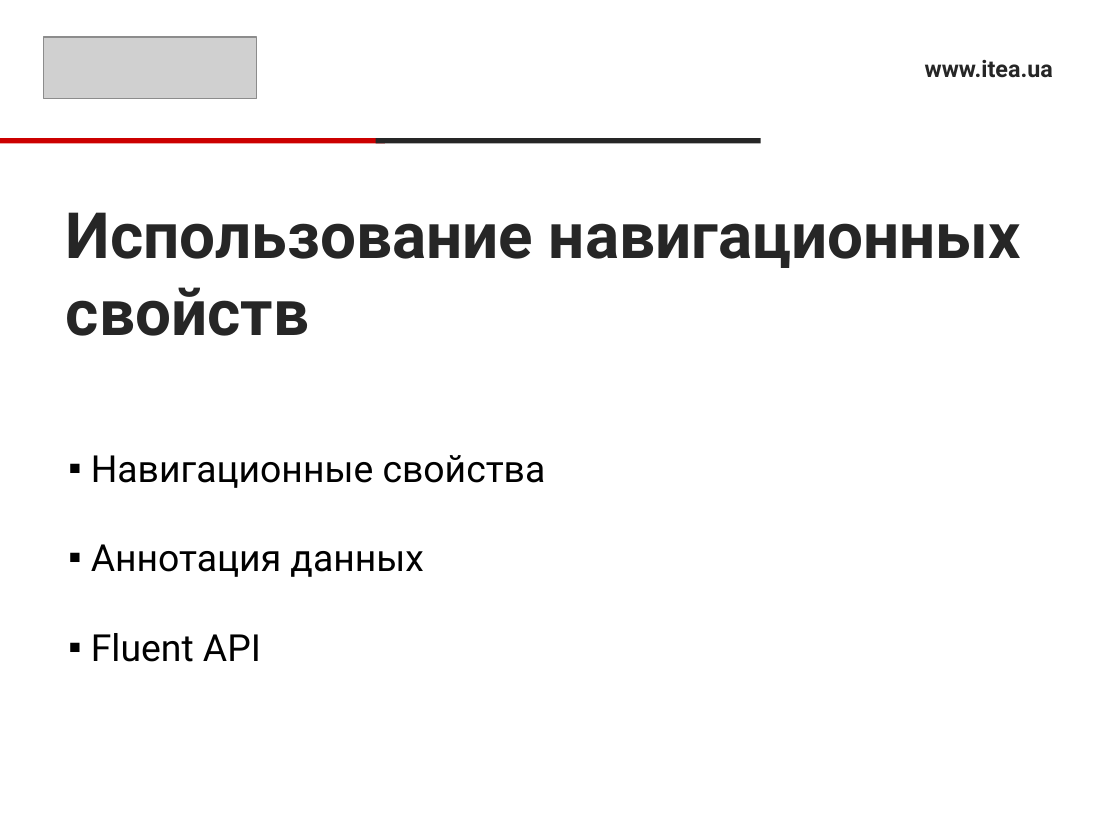
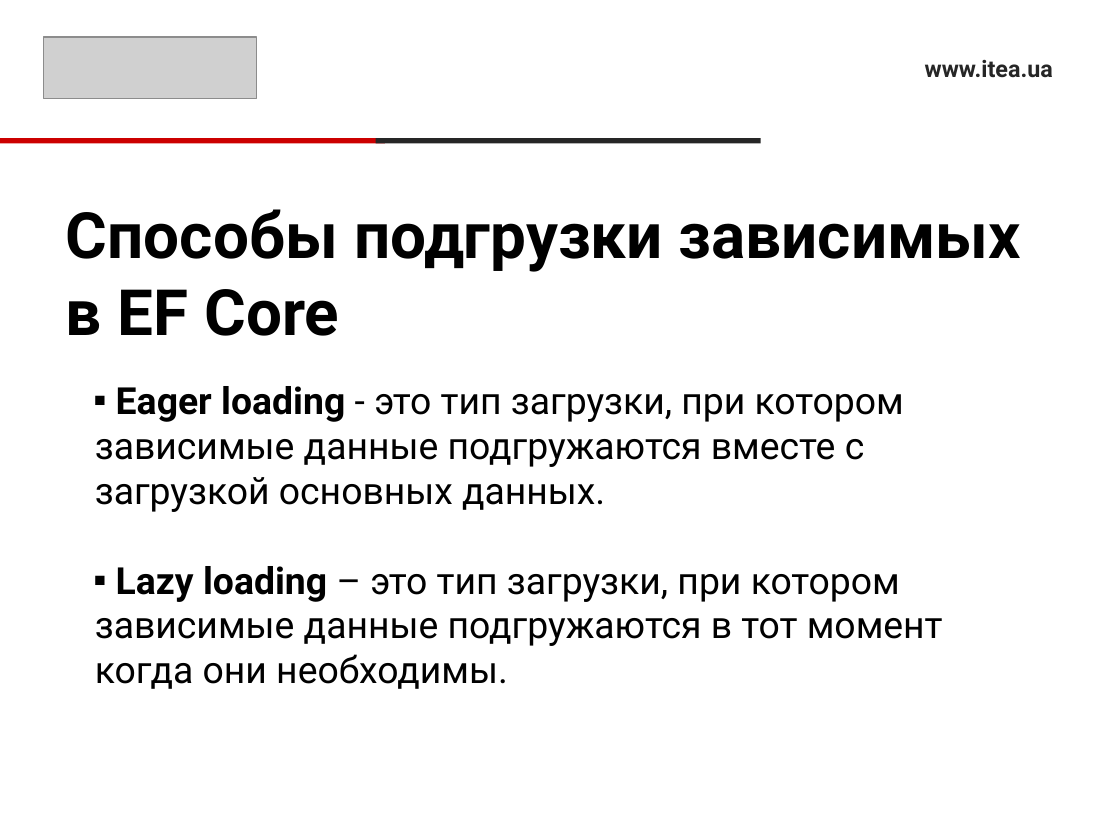
Before and after one commit to sonnov/NetCore, a slide deck: slide 11 of 4.Model/EntityFrameworkCore.pptx. Drawn at 1120x840 pixels with LibreOffice and Linux fonts; fonts in the diff are those of the drawing; grey boxes stand for pictures. Boxes give left, top, right and bottom in pixels: in the first picture for what was removed or moved away, otherwise in the second. Text is boxed around its words. In the diff, an @@ line names an element or a change of style, - is before the commit and + after.

```diff
--- a/4.Model/EntityFrameworkCore.pptx
+++ b/4.Model/EntityFrameworkCore.pptx
@@ title at box(66, 209, 1021, 336): text changed; text colour #262626 to #000000 @@
-Использование навигационных свойств
+Способы подгрузки зависимых в EF Core
@@ text at box(95, 386, 943, 689): text changed @@
-▪ Навигационные свойства
-▪ Аннотация данных
-▪ Fluent API
+▪ Eager loading - это тип загрузки, при котором зависимые данные подгружаются вместе с загрузкой основных данных.
+▪ Lazy loading – это тип загрузки, при котором зависимые данные подгружаются в тот момент когда они необходимы.
```
Also in this commit, not shown: 1 other slide changed, 1 slide added, 1 slide removed.
